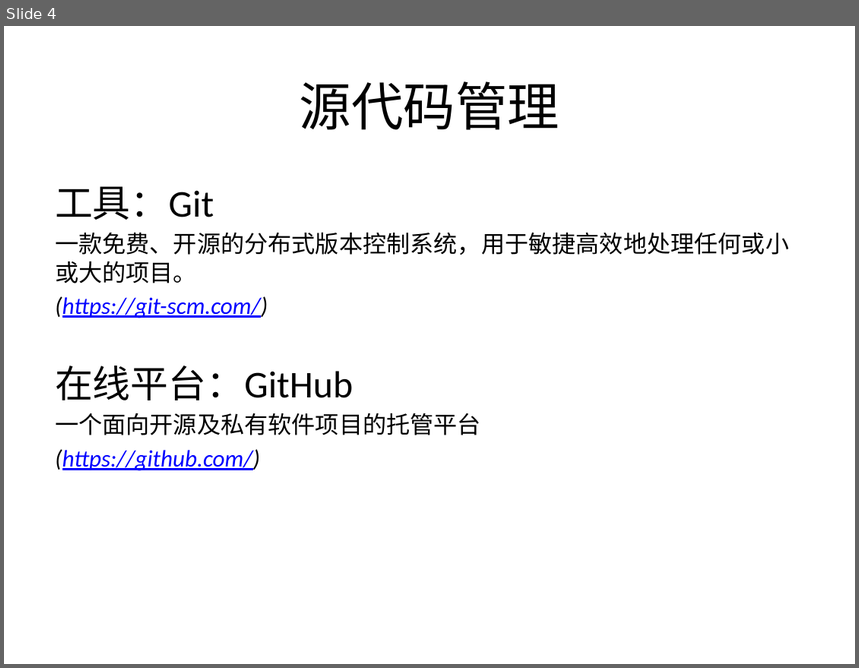
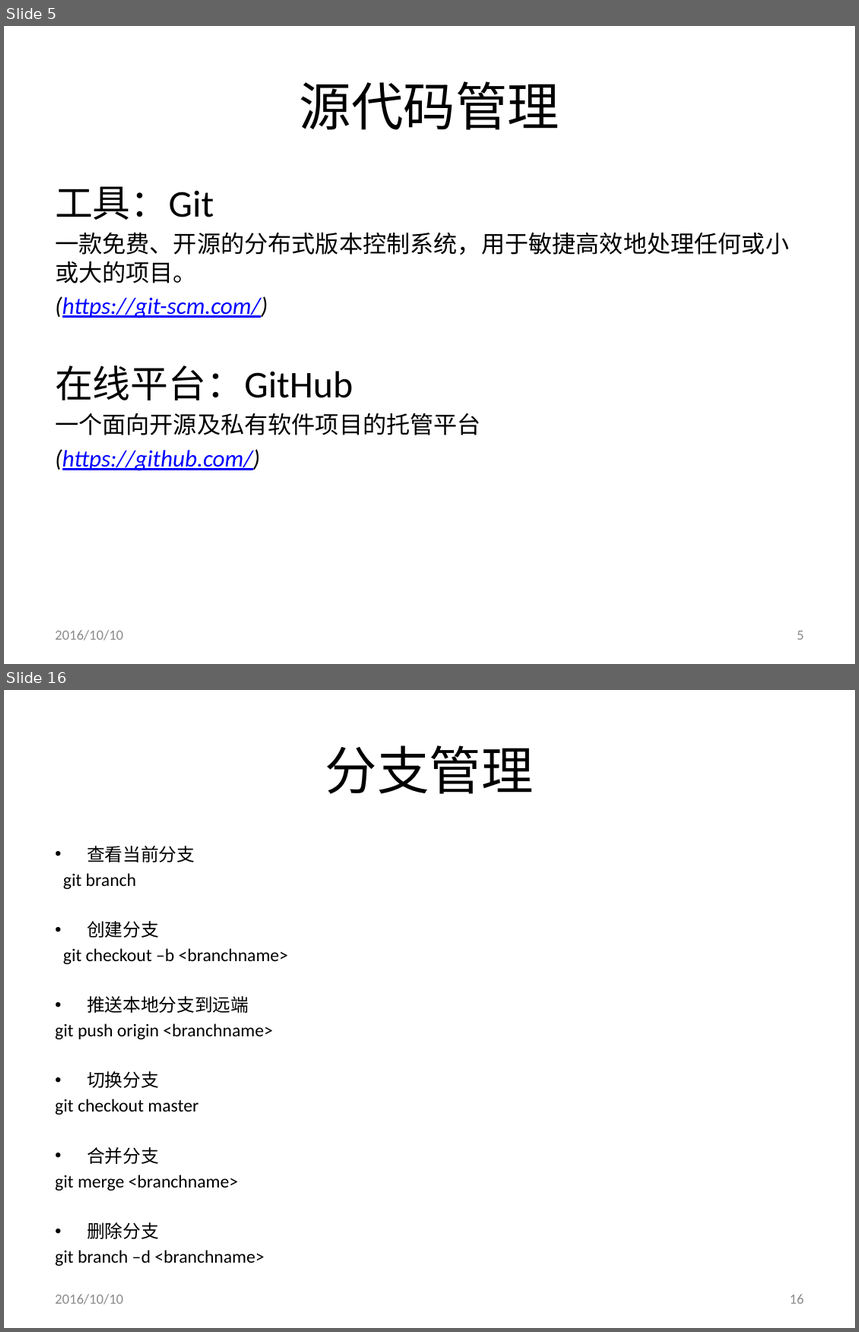
Before and after one commit to shentianyi/CompanyCource, a slide deck: CodeMonkey/cs01-1 开发工具及基本流程/开发工具及基本流程.pptx. Shown one above the other, each under a label of ours: slide 4 before the commit, slides 5 and 16 after it; the slides between them are not shown. The pictures are 859x668 and 859x1332 pixels, drawn with LibreOffice and Linux fonts; fonts in the diff are those of the drawing. Boxes give left, top, right and bottom in pixels: in the first picture for what was removed or moved away, otherwise in the second. Text is boxed around its words. In the diff, an @@ line names an element or a change of style, - is before the commit and + after.

```diff
--- a/CodeMonkey/cs01-1 开发工具及基本流程/开发工具及基本流程.pptx
+++ b/CodeMonkey/cs01-1 开发工具及基本流程/开发工具及基本流程.pptx
@@ slide 16 added at [4, 690, 855, 1328], background #FFFFFF @@
@@ title added at [325, 745, 534, 794], 44 pt, text #000000 @@
+分支管理
@@ text added at [55, 846, 288, 1266], 15.2 pt, text #000000 @@
+• 查看当前分支
+git branch
+• 创建分支
+git checkout –b <branchname>
+• 推送本地分支到远端
+git push origin <branchname>
+• 切换分支
+git checkout master
+• 合并分支
+git merge <branchname>
+• 删除分支
+git branch –d <branchname>
@@ text added at [55, 1294, 123, 1305], 12 pt, text #8C8C8C @@
+2016/10/10
@@ page number added at [790, 1294, 804, 1304], 12 pt, text #8C8C8C @@
+16
@@ what was slide 4 is now slide 5 @@
@@ slide 5 changed as well @@
@@ text added at [55, 630, 123, 641], 12 pt, text #8C8C8C @@
+2016/10/10
@@ page number added at [797, 631, 804, 640], 12 pt, text #8C8C8C @@
+5
```
Also in this commit, not shown: 4 other slides changed, 23 other slides added, 1 slide removed, 1 other file.
